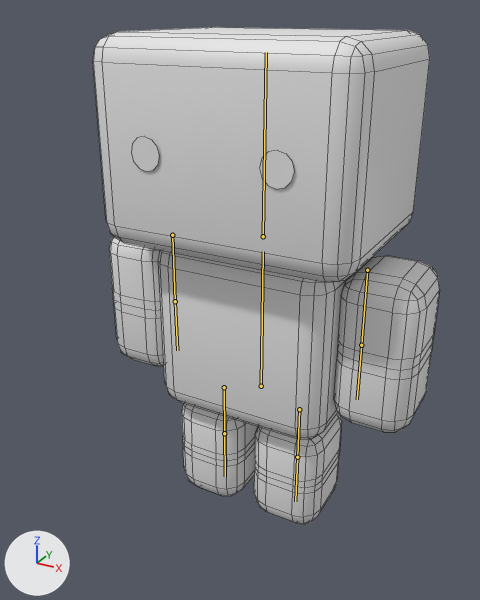
The Blender file 3d/goobs.blend: old version first, new version second.
Both versions are drawn from a camera (50 mm lens) standing at (1.82, -3.62, 3.33) and looking at (-0.06, -0.19, 1.62). The axes (+X, +Y, +Z) are drawn at lower left. The lights are the same throughout. The older version comes first. The bones that bend it are drawn over the model as lines. Mesh edges are drawn as thin lines.
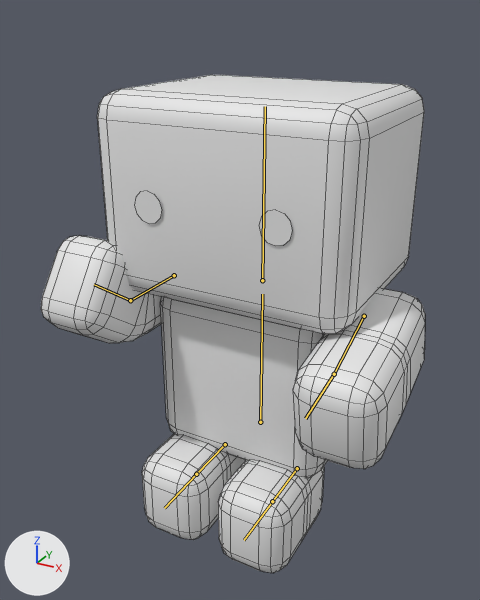
The newer file adds an action. The first version stands in its rest pose; the second is drawn at frame 0 of the action 'Working'.

What differs and where, as boxes (x1, y1, x2, y2) in the pictures (480 x 600 px):
'Cube', posed (11% wider): before (93, 27, 440, 524); after (41, 75, 425, 573)
bone 'Torso', root to tip: before (261, 386) to (263, 251); after (260, 422) to (262, 294)
bone 'RightThigh', root to tip: before (224, 387) to (224, 433); after (225, 444) to (196, 474)
bone 'LeftThigh', root to tip: before (299, 409) to (297, 457); after (297, 468) to (272, 501)
bone 'RightArm', root to tip: before (172, 235) to (175, 301); after (174, 275) to (130, 300)
bone 'RightForeArm', root to tip: before (175, 301) to (177, 350); after (130, 300) to (94, 284)
bone 'LeftArm', root to tip: before (367, 270) to (361, 345); after (364, 316) to (334, 374)
bone 'LeftForeArm', root to tip: before (361, 345) to (357, 399); after (334, 374) to (305, 418)

The change, as a list of edits to the scene's bpy script:
```text
Change bone_torso:
    where bone_torso = bpy.data.objects['Armature'].pose.bones['Torso']
    bone_torso.location: (0.0, 0.0, 0.0) -> (0.0, -0.3, 0.0)
Change bone_rightthigh:
    where bone_rightthigh = bpy.data.objects['Armature'].pose.bones['RightThigh']  # child of 'Torso'
    bone_rightthigh.location: (0.0, 0.0, 0.0) -> (0.0, 0.2, 0.0)
    bone_rightthigh.rotation_euler: (0.0, 0.0, 0.0) -> (1.571, 0.0, 0.0)  # degrees (0, 0, 0) -> degrees (90, 0, 0)
Change bone_leftthigh:
    where bone_leftthigh = bpy.data.objects['Armature'].pose.bones['LeftThigh']  # child of 'Torso'
    bone_leftthigh.location: (0.0, 0.0, 0.0) -> (0.0, 0.2, 0.0)
    bone_leftthigh.rotation_euler: (0.0, 0.0, 0.0) -> (1.571, 0.0, 0.0)  # degrees (0, 0, 0) -> degrees (90, 0, 0)
Change bone_rightarm:
    where bone_rightarm = bpy.data.objects['Armature'].pose.bones['RightArm']  # child of 'Torso'
    bone_rightarm.rotation_euler: (0.0, 0.0, 0.0) -> (1.571, 0.0, 0.0)  # degrees (0, 0, 0) -> degrees (90, 0, 0)
Change bone_rightforearm:
    where bone_rightforearm = bpy.data.objects['Armature'].pose.bones['RightForeArm']  # child of 'RightArm'
    bone_rightforearm.rotation_euler: (0.0, 0.0, 0.0) -> (0.611, 0.0, 0.0)  # degrees (0, 0, 0) -> degrees (35, 0, 0)
Change bone_leftarm:
    where bone_leftarm = bpy.data.objects['Armature'].pose.bones['LeftArm']  # child of 'Torso'
    bone_leftarm.rotation_euler: (0.0, 0.0, 0.0) -> (1.222, 0.0, 0.0)  # degrees (0, 0, 0) -> degrees (70, 0, 0)
Change bone_leftforearm:
    where bone_leftforearm = bpy.data.objects['Armature'].pose.bones['LeftForeArm']  # child of 'LeftArm'
    bone_leftforearm.rotation_euler: (0.0, 0.0, 0.0) -> (0.175, 0.0, 0.0)  # degrees (0, 0, 0) -> degrees (10, 0, 0)
```
